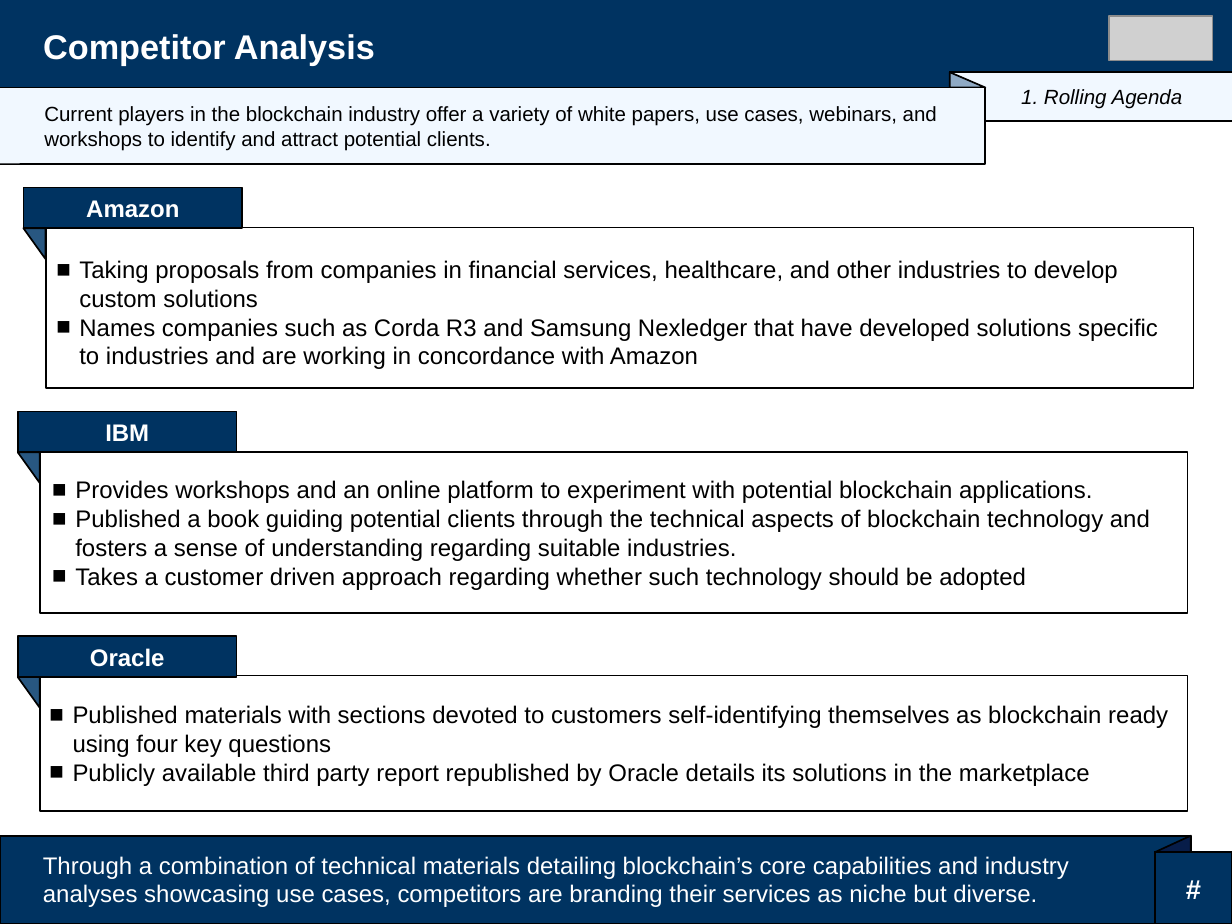
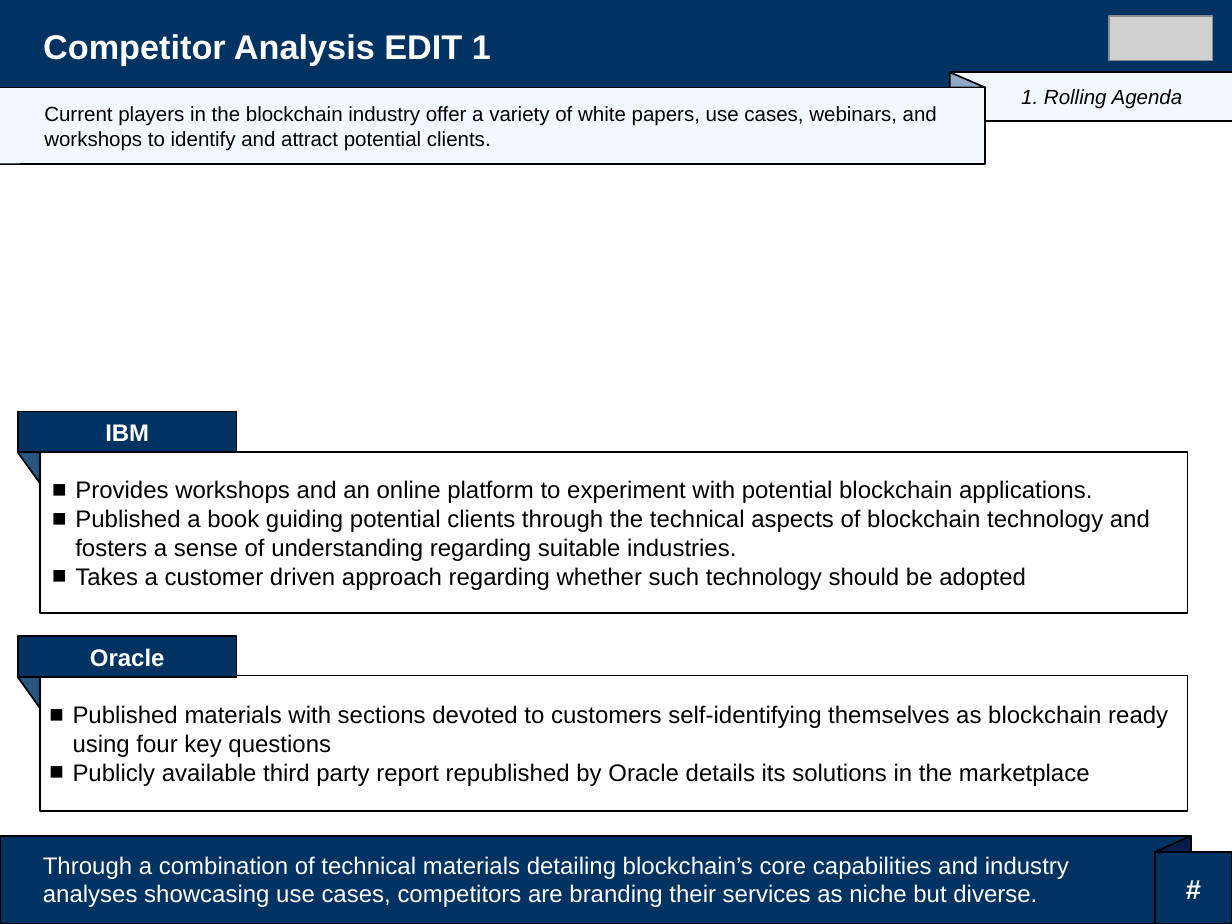
Before and after one commit to czeng07/PPTVersioning, a slide deck: slide 1 of 02.23.MetricsAndBestPractices.PD.V2.pptx. Drawn at 1232x924 pixels with LibreOffice and Linux fonts; fonts in the diff are those of the drawing; grey boxes stand for pictures; background and template pictures are left out. Boxes give left, top, right and bottom in pixels: in the first picture for what was removed or moved away, otherwise in the second. Text is boxed around its words. In the diff, an @@ line names an element or a change of style, - is before the commit and + after.

Commit message:
First slide edits

```diff
--- a/02.23.MetricsAndBestPractices.PD.V2.pptx
+++ b/02.23.MetricsAndBestPractices.PD.V2.pptx
@@ title at bbox=[43, 34, 491, 66]: text changed @@
-Competitor Analysis
+Competitor Analysis EDIT 1
@@ rectangle removed at bbox=[23, 187, 243, 228] @@
-Amazon
@@ right triangle removed at bbox=[23, 228, 46, 259] @@
@@ rectangle removed at bbox=[46, 228, 1193, 389] @@
-■ Taking proposals from companies in financial services, healthcare, and other industries to develop custom solutions
-■ Names companies such as Corda R3 and Samsung Nexledger that have developed solutions specific to industries and are working in concordance with Amazon
```
